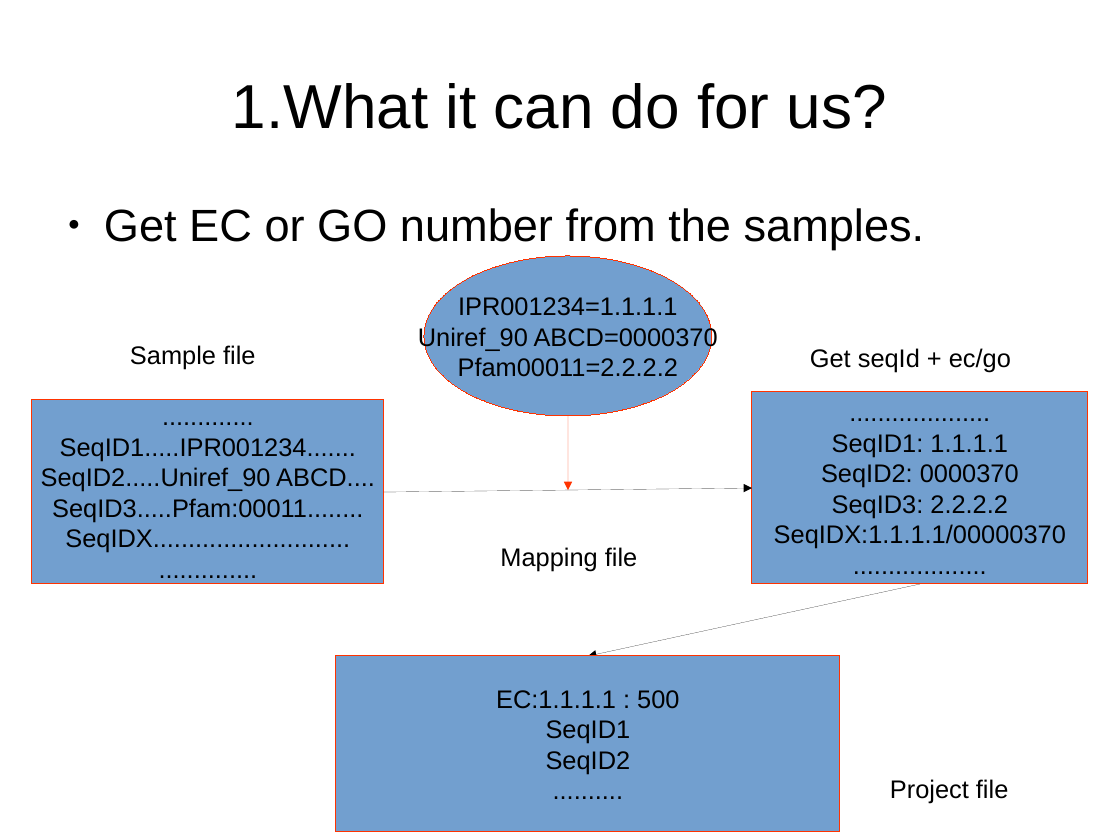
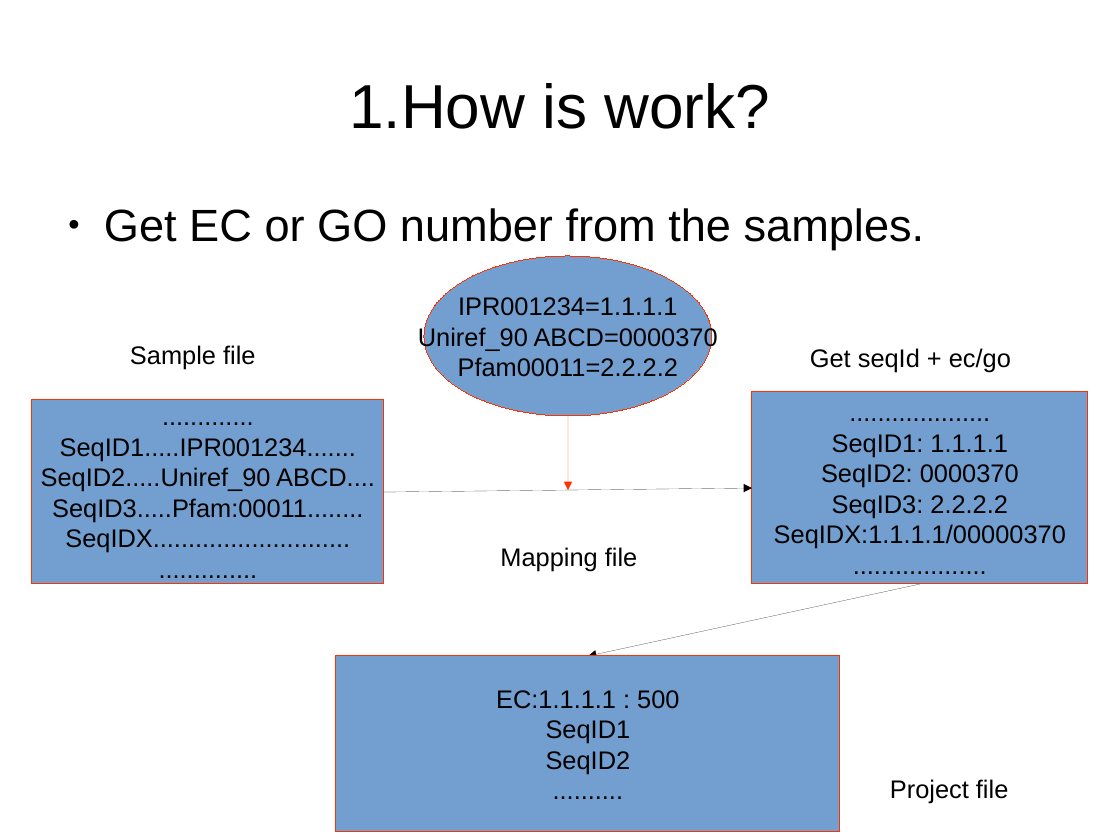
Before and after one commit to LaRocheLab/FROMP, a slide deck: slide 3 of introduce fromp.odp. Drawn at 1120x840 pixels with LibreOffice and Linux fonts; fonts in the diff are those of the drawing. Boxes give left, top, right and bottom in pixels: in the first picture for what was removed or moved away, otherwise in the second. Text is boxed around its words. In the diff, an @@ line names an element or a change of style, - is before the commit and + after.

```diff
--- a/introduce fromp.odp
+++ b/introduce fromp.odp
@@ title at (349, 83, 770, 129): text changed @@
-1.What it can do for us?
+1.How is work?
```
Also in this commit, not shown: 1 other slide changed, 3 slides added, 1 slide removed, 2 other files.
